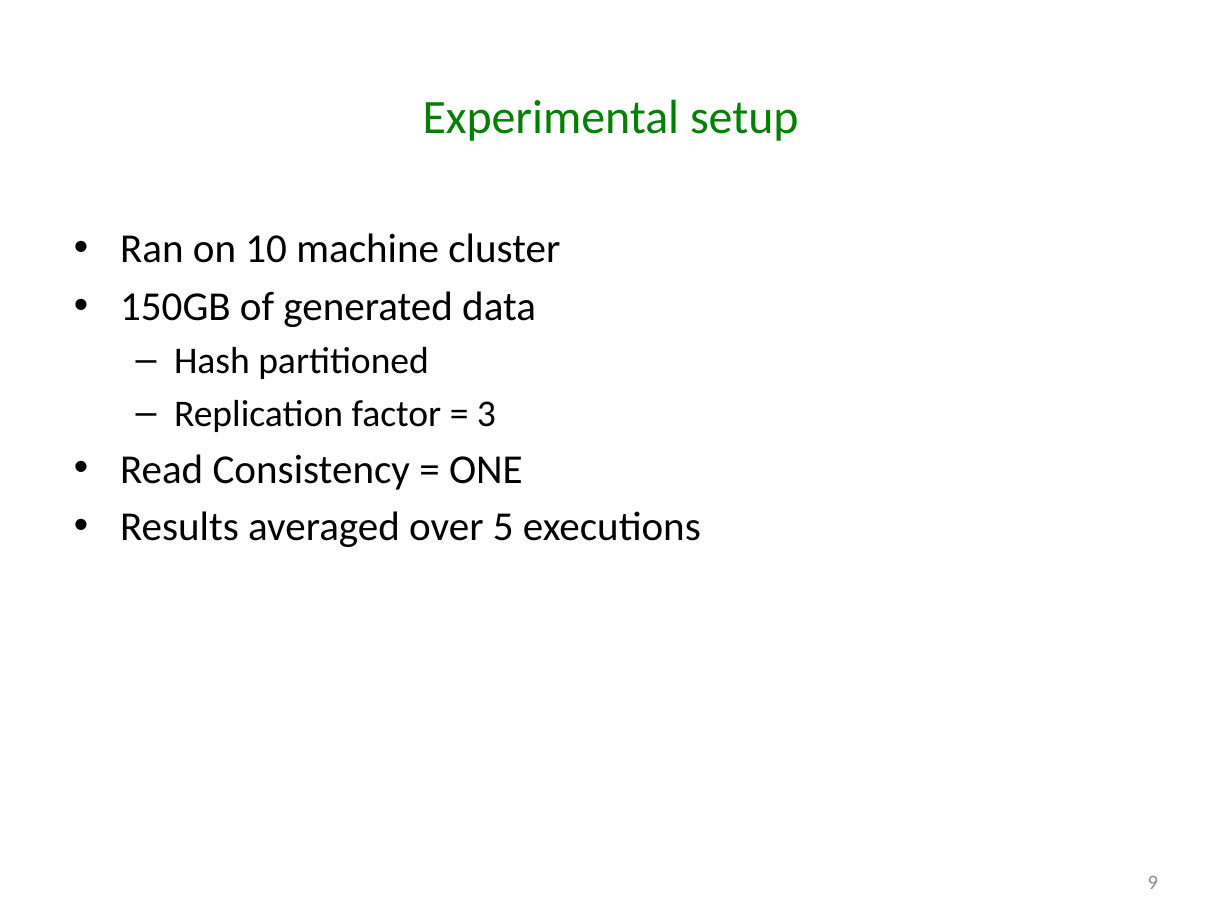
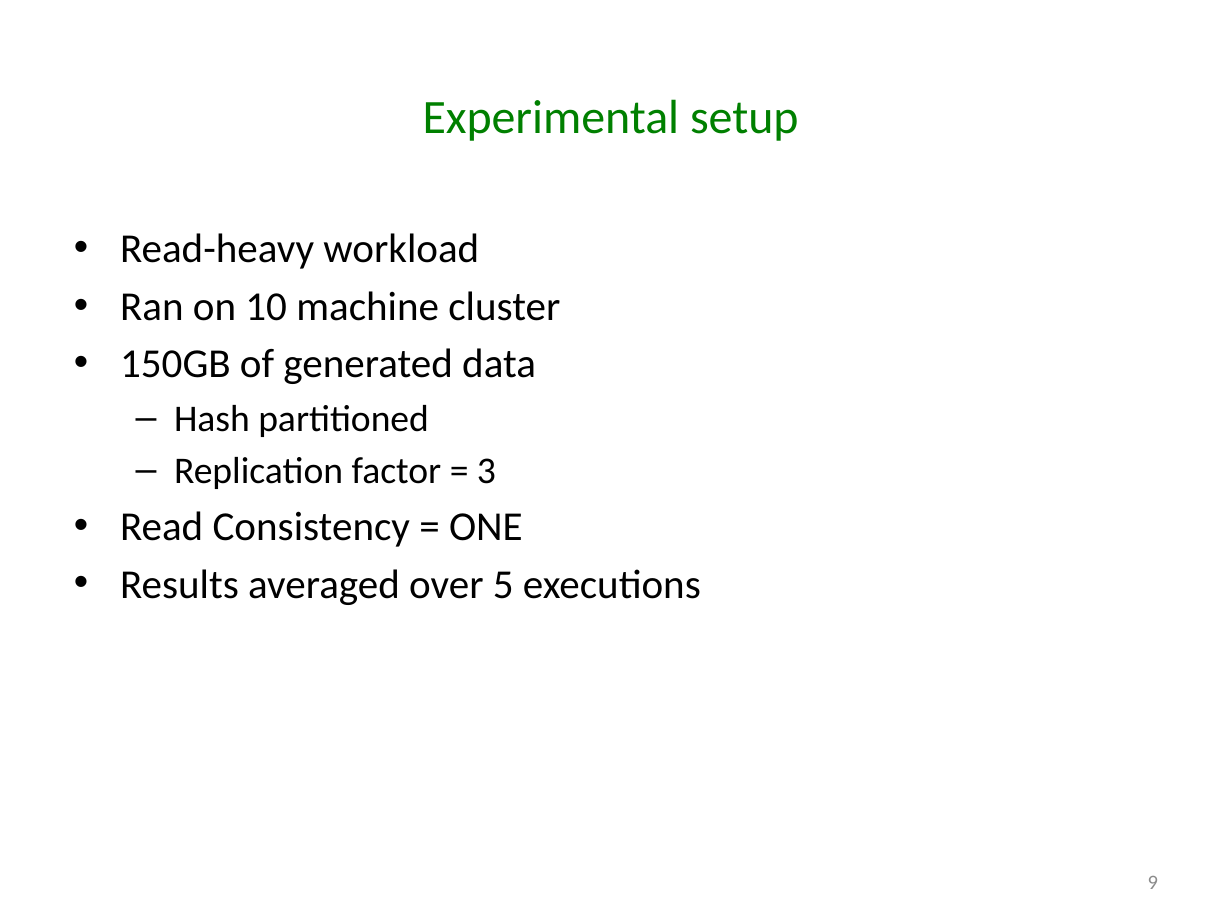
Before and after one commit to godares79/CS848-Project, a slide deck: slide 9 of PresentationSlides/Presentation.pptx. Drawn at 1232x924 pixels with LibreOffice and Linux fonts; fonts in the diff are those of the drawing. Boxes give left, top, right and bottom in pixels: in the first picture for what was removed or moved away, otherwise in the second. Text is boxed around its words. In the diff, an @@ line names an element or a change of style, - is before the commit and + after.

Commit message:
slides

```diff
--- a/PresentationSlides/Presentation.pptx
+++ b/PresentationSlides/Presentation.pptx
@@ text at bbox=[120, 233, 479, 269]: paragraph added @@
+• Read-heavy workload
```
